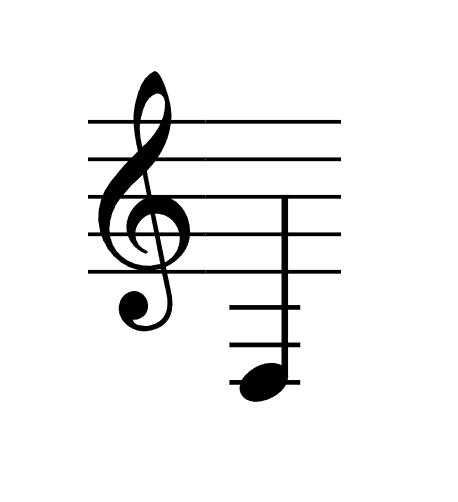
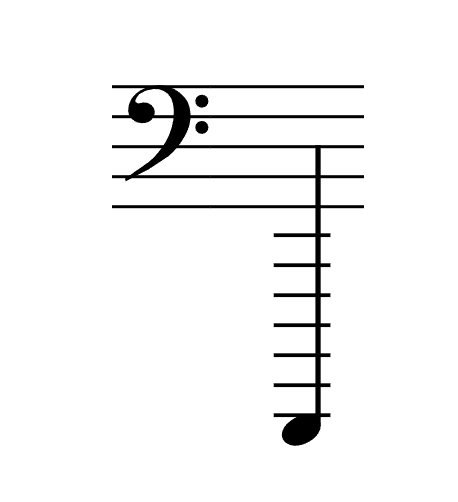
Layered file, before and after one edit (w=458, h=502). Changes by layer:
removed layer "mi" over [211, 88, 341, 421]
painted on "Layer 3" over [88, 71, 364, 446]
added layer "Layer 2" above "Background" over [112, 71, 235, 226]
